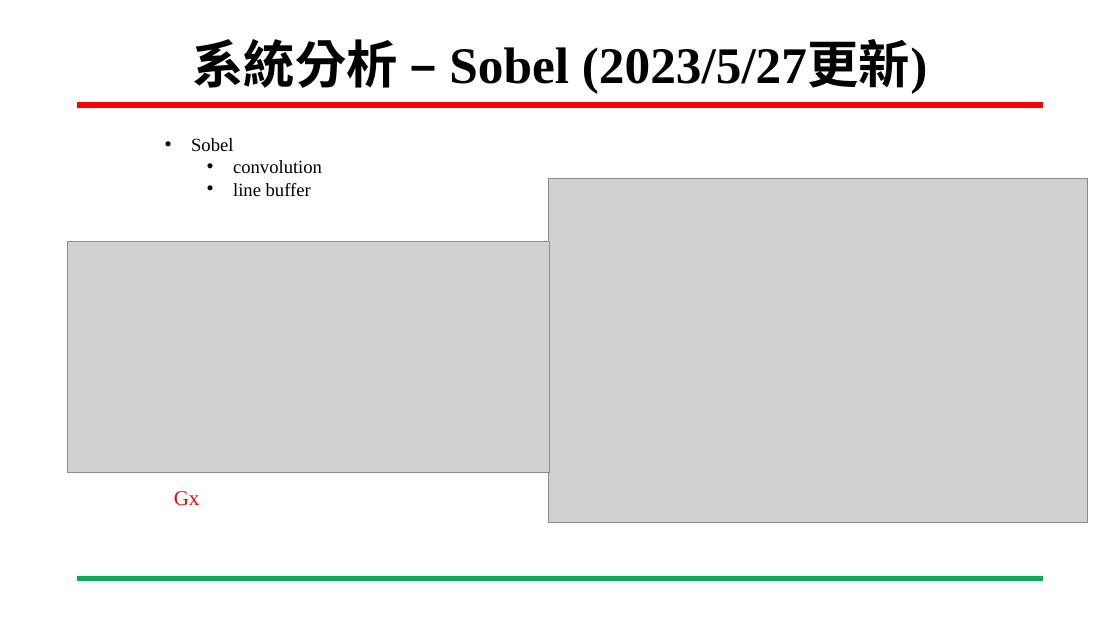
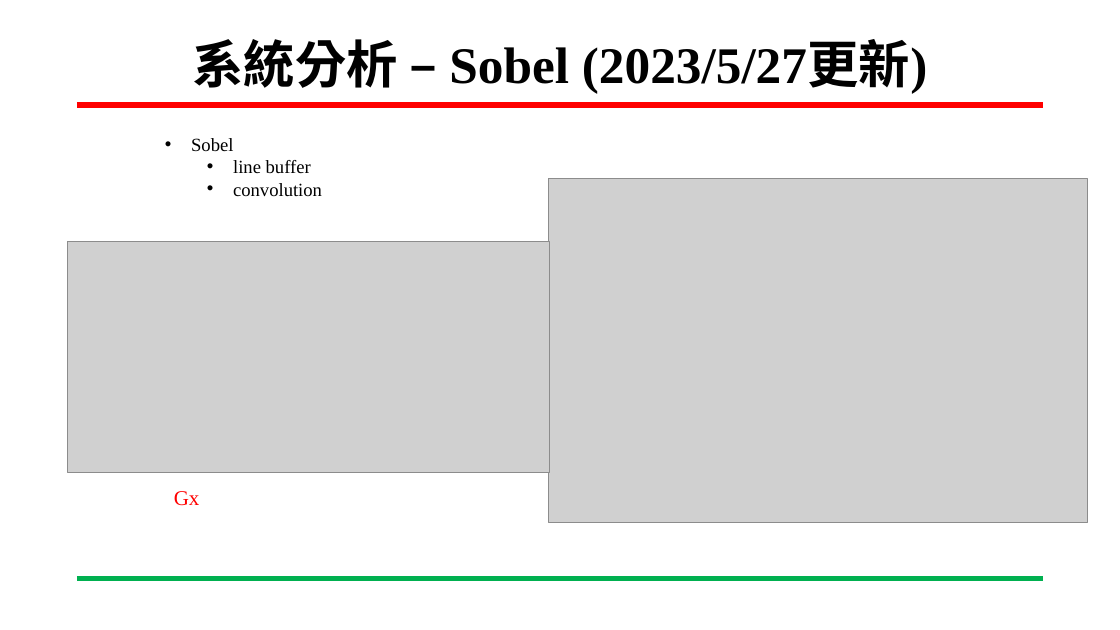
Before and after one commit to ing0331/FPGA, a slide deck: slide 8 of HW7_sobel/N06-Tutorial/專案進度報告-Sobel_VGA-吳東穎-20230531.pptx. Drawn at 1120x630 pixels with LibreOffice and Linux fonts; fonts in the diff are those of the drawing; grey boxes stand for pictures; background and template pictures are left out. Boxes give left, top, right and bottom in pixels: in the first picture for what was removed or moved away, otherwise in the second. Text is boxed around its words. In the diff, an @@ line names an element or a change of style, - is before the commit and + after.

```diff
--- a/HW7_sobel/N06-Tutorial/專案進度報告-Sobel_VGA-吳東穎-20230531.pptx
+++ b/HW7_sobel/N06-Tutorial/專案進度報告-Sobel_VGA-吳東穎-20230531.pptx
@@ text at (x1=233, y1=160, x2=311, y2=174): paragraph added @@
+    • line buffer
@@ text at (x1=233, y1=183, x2=311, y2=197): paragraph removed @@
-    • line buffer
```
Also in this commit, not shown: 7 other slides changed, 1 other file.
